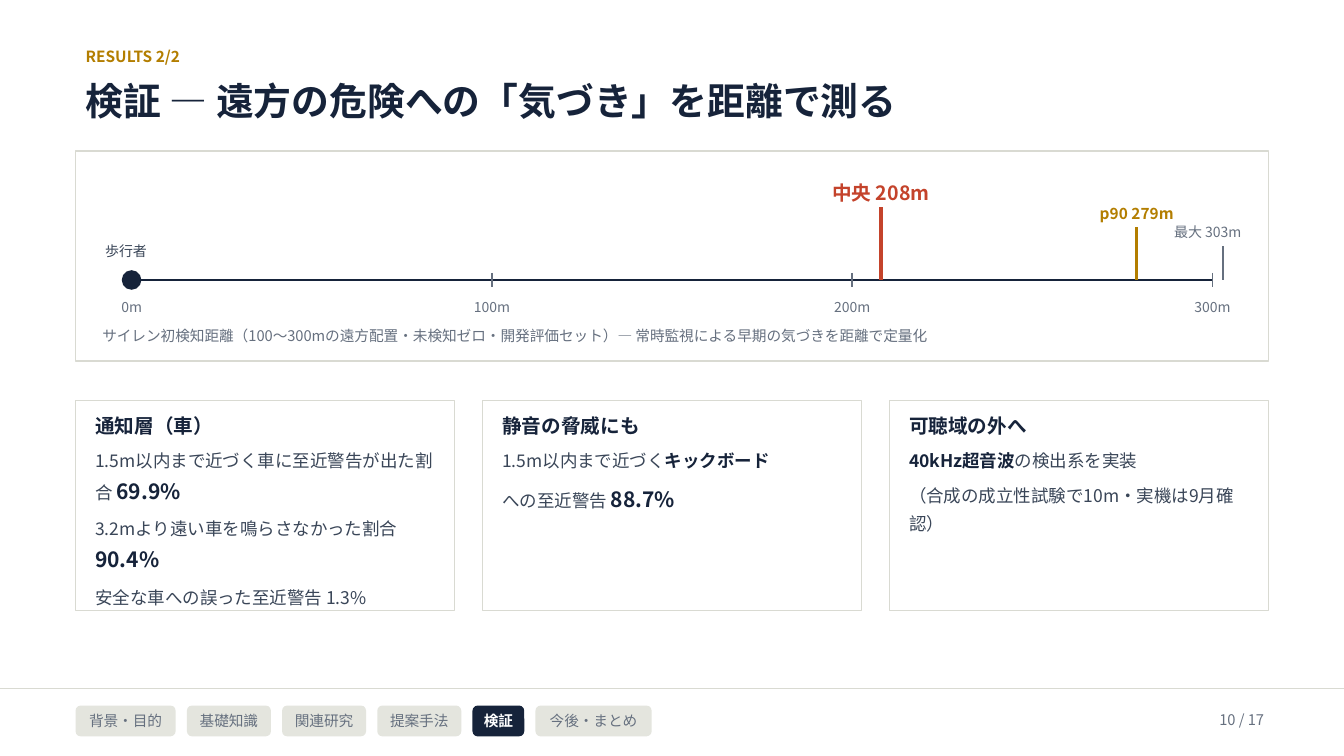
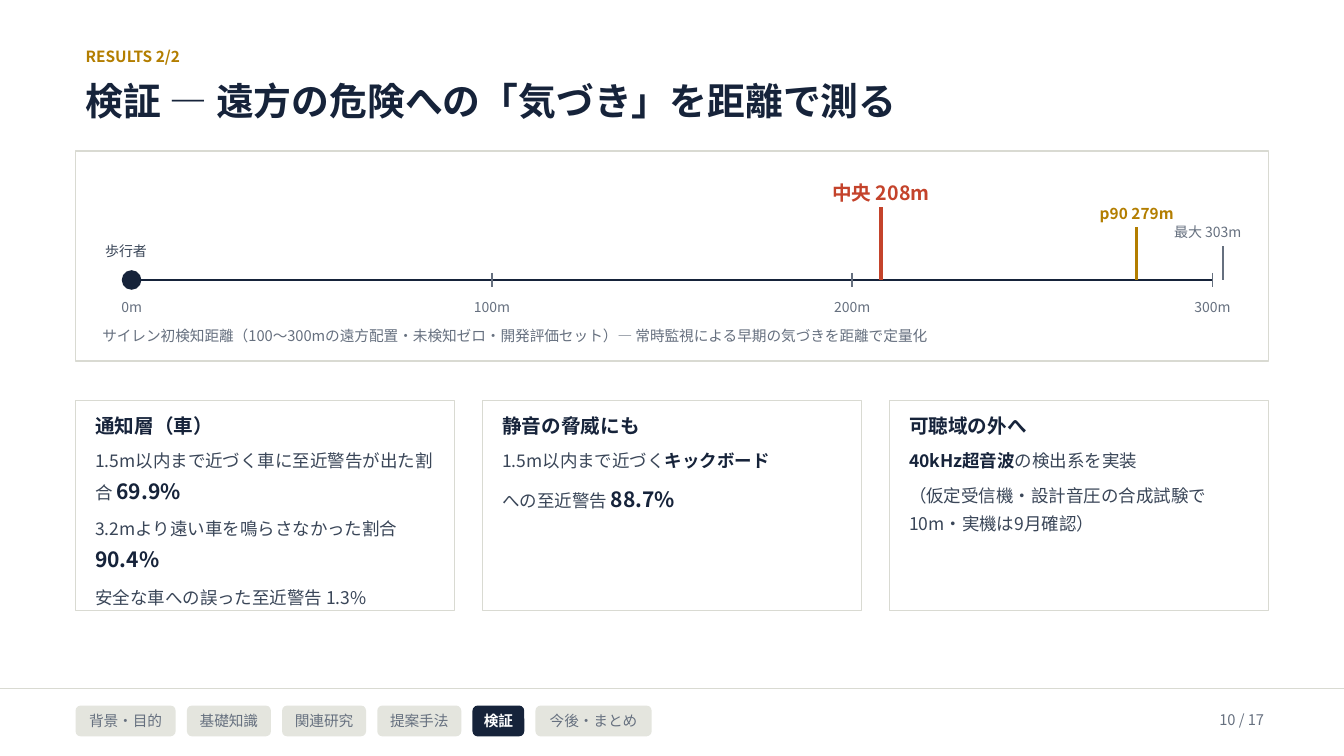
Before and after one commit to Noosdoo/outdoor-seld-sim, a slide deck: slide 10 of md/seminar/中間発表スライド_2026-08-10.pptx. Drawn at 1344x756 pixels with LibreOffice and Linux fonts; fonts in the diff are those of the drawing. Boxes give left, top, right and bottom in pixels: in the first picture for what was removed or moved away, otherwise in the second. Text is boxed around its words. In the diff, an @@ line names an element or a change of style, - is before the commit and + after.

```diff
--- a/md/seminar/中間発表スライド_2026-08-10.pptx
+++ b/md/seminar/中間発表スライド_2026-08-10.pptx
@@ text in rectangle at (909,487,1206,532): text changed @@
-（合成の成立性試験で10m・実機は9月確認）
+（仮定受信機・設計音圧の合成試験で10m・実機は9月確認）
```
Also in this commit, not shown: 4 other slides changed, 14 other files.
